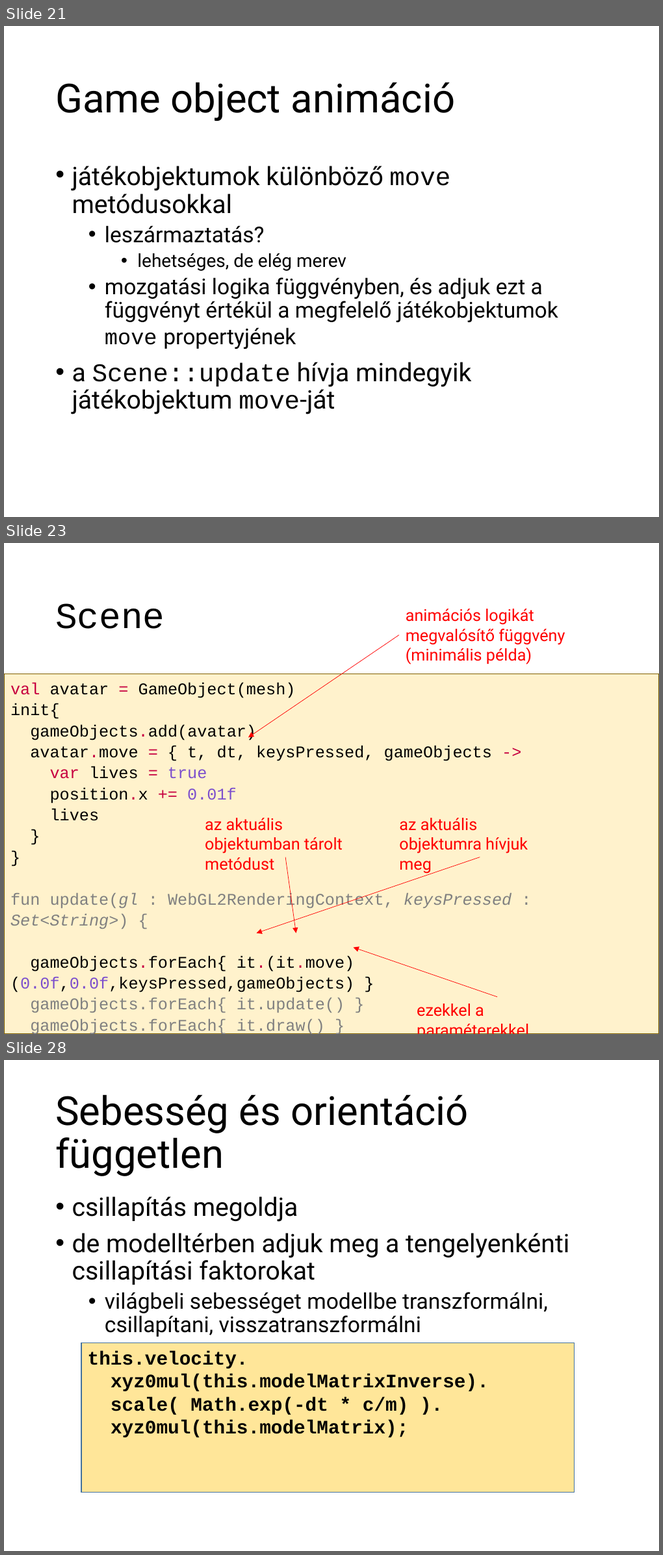
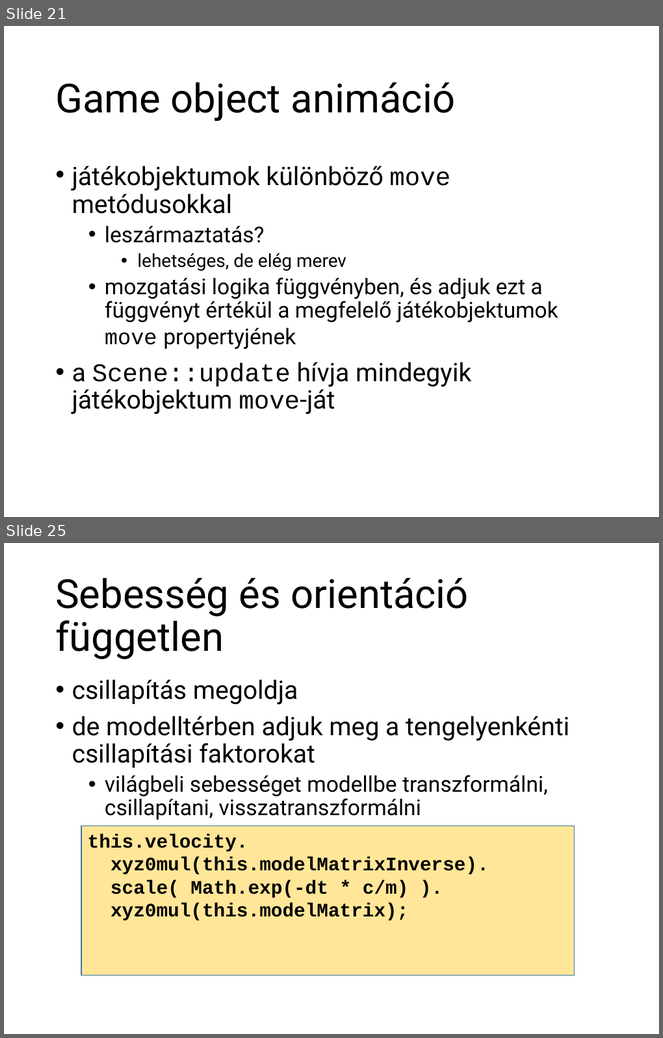
Before and after one commit to szecsi/kogfactory, a slide deck: projects/kog.3gr.020-gom/3gre060_physics.pptx. Shown one above the other, each under a label of ours: slides 21, 23 and 28 before the commit, slides 21 and 25 after it; the slides between them are not shown. The pictures are 663x1555 and 663x1038 pixels, drawn with LibreOffice and Linux fonts; fonts in the diff are those of the drawing. Boxes give left, top, right and bottom in pixels: in the first picture for what was removed or moved away, otherwise in the second. Text is boxed around its words. In the diff, an @@ line names an element or a change of style, - is before the commit and + after.

```diff
--- a/projects/kog.3gr.020-gom/3gre060_physics.pptx
+++ b/projects/kog.3gr.020-gom/3gre060_physics.pptx
@@ slide 23 removed at (x1=4, y1=543, x2=659, y2=1034), background #FFFFFF @@
@@ title removed at (x1=55, y1=603, x2=165, y2=629) @@
-Scene
@@ text removed at (x1=406, y1=609, x2=565, y2=665) @@
-animációs logikát megvalósítő függvény
-(minimális példa)
@@ arrow removed from (399, 635) to (248, 737) @@
@@ text removed at (x1=4, y1=674, x2=659, y2=1034) @@
-val avatar = GameObject(mesh)
-init{
-gameObjects.add(avatar)
-avatar.move = { t, dt, keysPressed, gameObjects ->
-var lives = true
-position.x += 0.01f
-lives
-}
-}
-fun update(gl : WebGL2RenderingContext, keysPressed : Set<String>) {
-gameObjects.forEach{ it.(it.move)(0.0f,0.0f,keysPressed,gameObjects) }
-gameObjects.forEach{ it.update() }
-gameObjects.forEach{ it.draw() }
-}
@@ text removed at (x1=205, y1=818, x2=343, y2=871) @@
-az aktuális objektumban tárolt metódust
@@ text removed at (x1=399, y1=818, x2=528, y2=874) @@
-az aktuális objektumra hívjuk meg
@@ arrow removed from (480, 858) to (256, 934) @@
@@ arrow removed from (285, 858) to (296, 934) @@
@@ arrow removed from (497, 997) to (353, 948) @@
@@ text removed at (x1=417, y1=1004, x2=484, y2=1017) @@
-ezekkel a paraméterekkel
@@ what was slide 28 is now slide 25 @@
```
Also in this commit, not shown: 1 slide changed, 2 slides added, 4 other slides removed, 15 other files.
